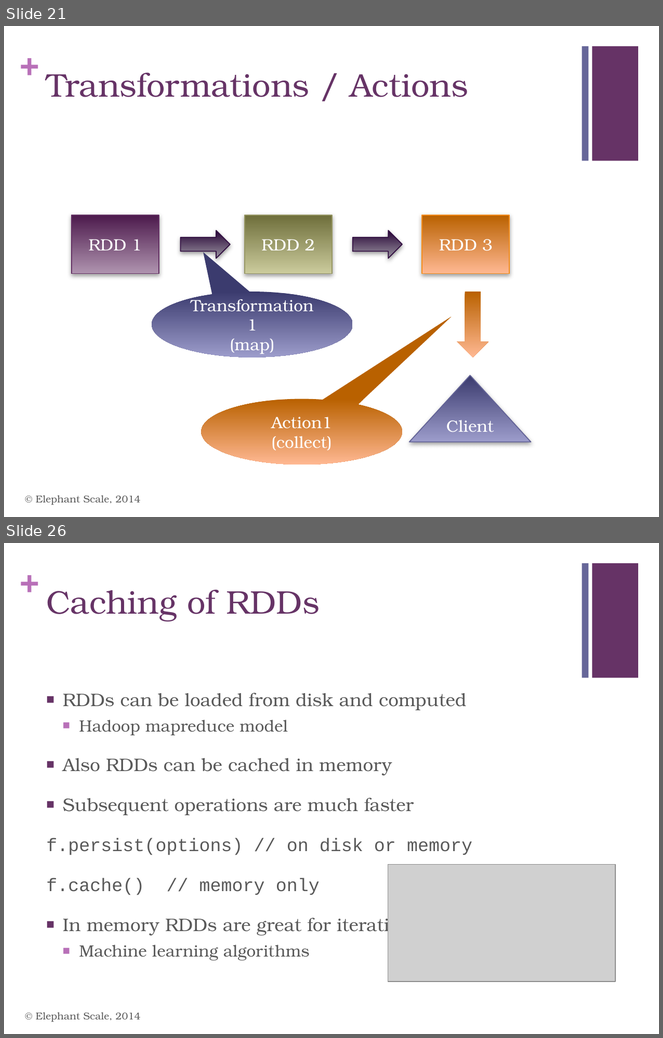
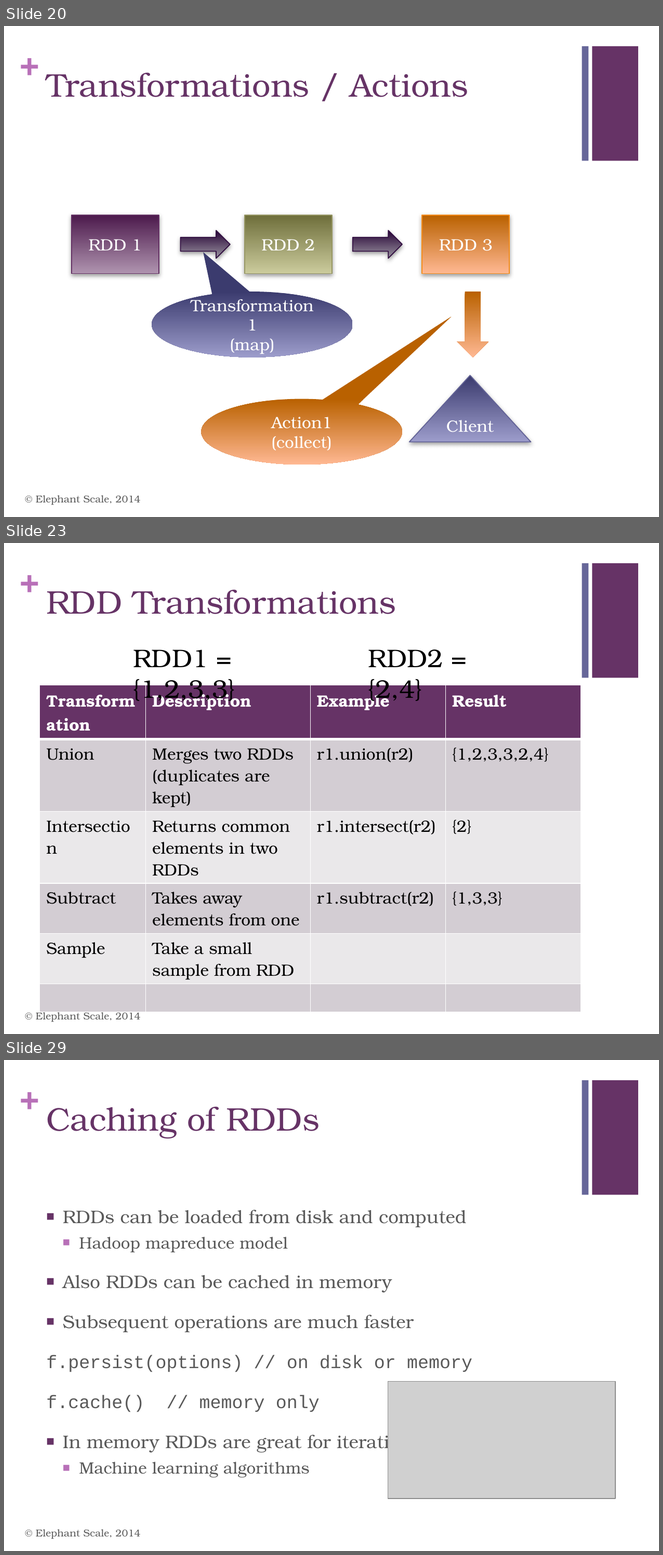
Before and after one commit to mattvinks/spark-labs, a slide deck: slides/02_Spark_Intro.pptx. Shown one above the other, each under a label of ours: slides 21 and 26 before the commit, slides 20, 23 and 29 after it; the slides between them are not shown. The pictures are 663x1038 and 663x1555 pixels, drawn with LibreOffice and Linux fonts; fonts in the diff are those of the drawing; grey boxes stand for pictures. Boxes give left, top, right and bottom in pixels: in the first picture for what was removed or moved away, otherwise in the second. Text is boxed around its words. In the diff, an @@ line names an element or a change of style, - is before the commit and + after.

```diff
--- a/slides/02_Spark_Intro.pptx
+++ b/slides/02_Spark_Intro.pptx
@@ slide 23 added at [4, 543, 659, 1034], background #FFFFFF; not listed: 3 template elements that a slide beside it also shows @@
@@ title added at [46, 589, 396, 614], 36 pt, text #663366 @@
+RDD Transformations
@@ text added at [133, 650, 235, 704], 28 pt, text #000000 @@
+RDD1 = {1,2,3,3}
@@ text added at [369, 650, 443, 704], 28 pt, text #000000 @@
+RDD2 = {2,4}
@@ table added at [40, 685, 582, 982], 6 rows, 4 columns @@
+Transformation | Description | Example | Result
+Union | Merges two RDDs / (duplicates are kept) | r1.union(r2) | {1,2,3,3,2,4}
+Intersection | Returns common elements in two RDDs | r1.intersect(r2) | {2}
+Subtract | Takes away elements from one | r1.subtract(r2) | {1,3,3}
+Sample | Take a small sample from RDD |  | 
+ |  |  | 
@@ text added at [36, 1010, 141, 1022], 11 pt, text #595959 @@
+© Elephant Scale, 2014
@@ what was slide 21 is now slide 20 @@
@@ what was slide 26 is now slide 29 @@
```
Also in this commit, not shown: 6 slides changed, 3 other slides added, 1 slide removed, 16 other files.
